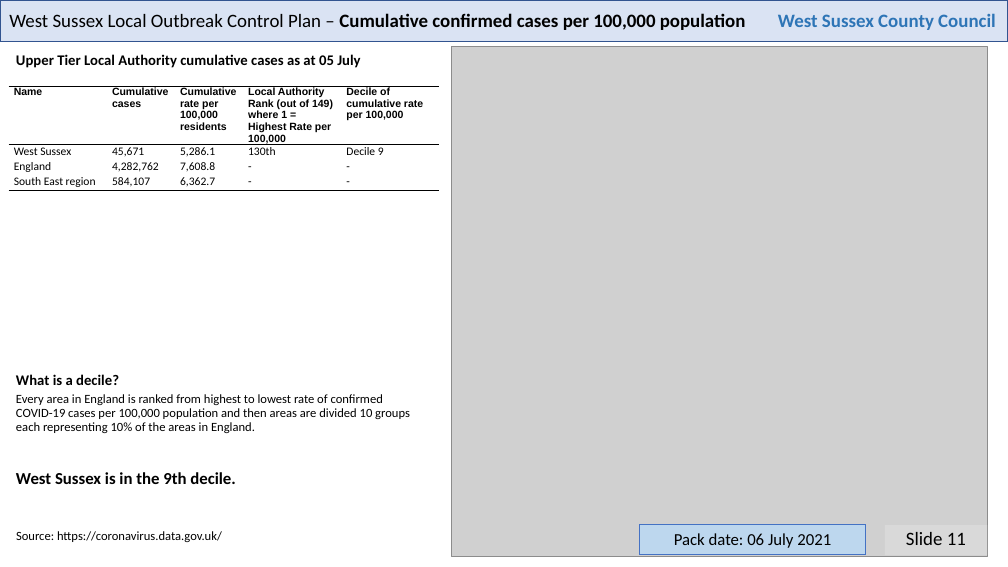
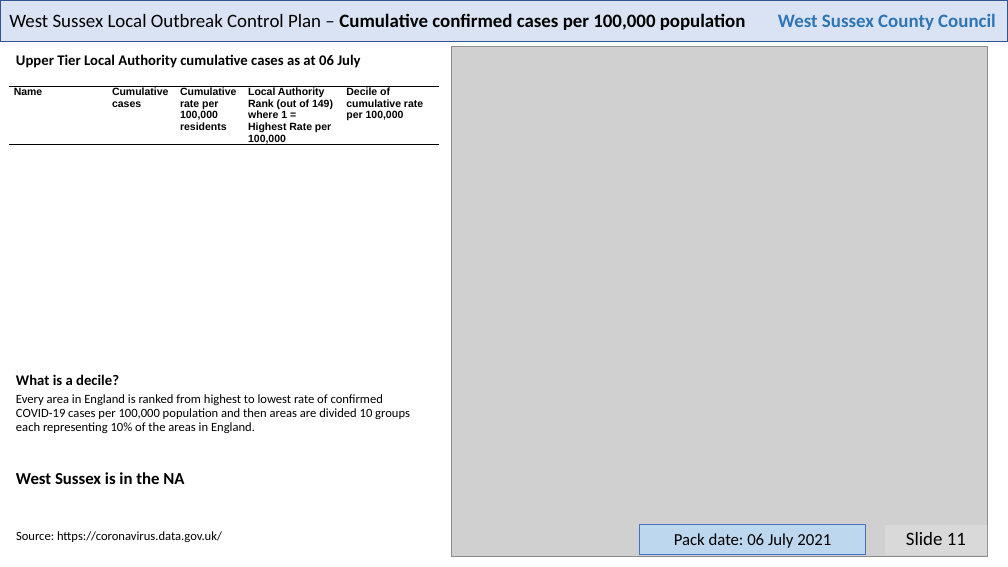
Before and after one commit to psychty/wsx_covid_datapack_public, a slide deck: slide 11 of Latest_West_Sussex_C19_slide_deck.pptx. Drawn at 1008x567 pixels with LibreOffice and Linux fonts; fonts in the diff are those of the drawing; grey boxes stand for pictures. Boxes give left, top, right and bottom in pixels: in the first picture for what was removed or moved away, otherwise in the second. Text is boxed around its words. In the diff, an @@ line names an element or a change of style, - is before the commit and + after.

Commit message:
July 6

```diff
--- a/Latest_West_Sussex_C19_slide_deck.pptx
+++ b/Latest_West_Sussex_C19_slide_deck.pptx
@@ text at bbox=[16, 54, 360, 68]: text changed @@
-Upper Tier Local Authority cumulative cases as at 05 July
+Upper Tier Local Authority cumulative cases as at 06 July
@@ table at bbox=[8, 86, 439, 296] @@
-row 2: West Sussex | 45,671 | 5,286.1 | 130th | Decile 9
-row 3: England | 4,282,762 | 7,608.8 | - | -
-row 4: South East region | 584,107 | 6,362.7 | - | -
@@ text at bbox=[16, 472, 184, 484]: text changed @@
-West Sussex is in the 9th decile.
+West Sussex is in the NA
```
Also in this commit, not shown: 3 other slides changed, 52 other files.
